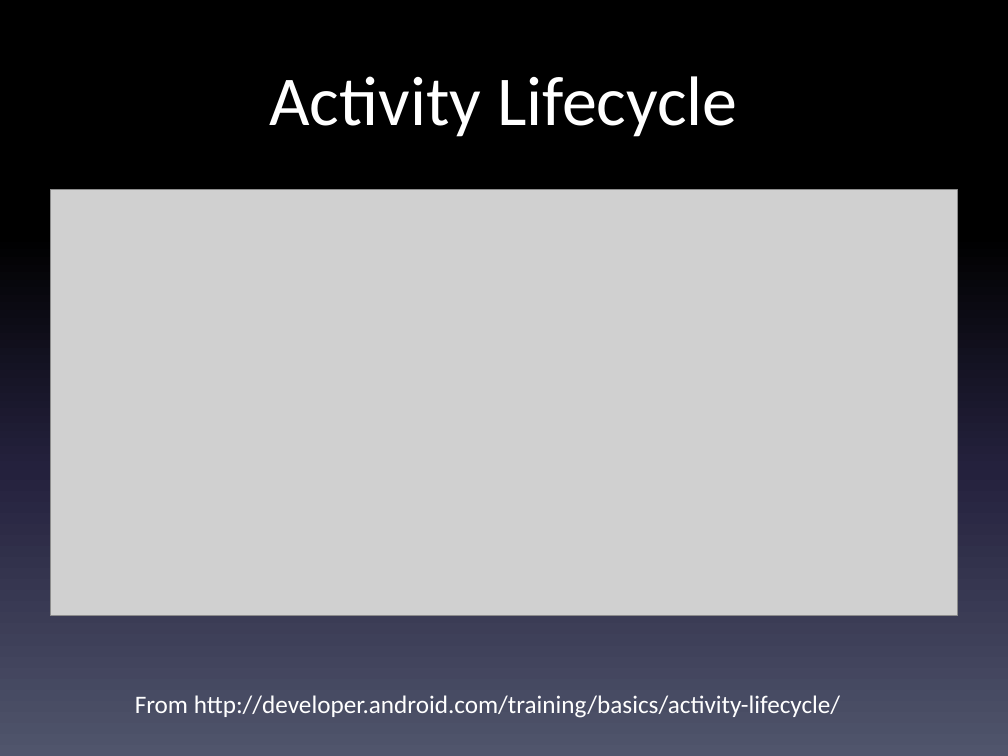
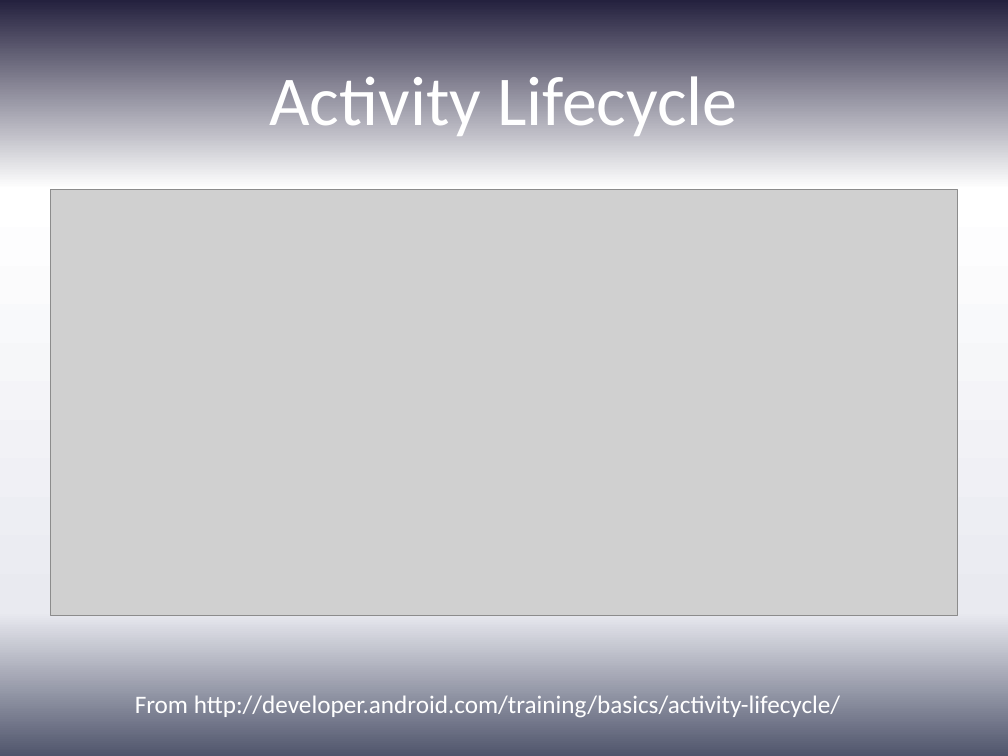
Before and after one commit to LCC-CIT/CS235AM-CourseMaterials, a slide deck: slide 3 of Slides/Wk3Day1-ActivityLifecycle.pptx. Drawn at 1008x756 pixels with LibreOffice and Linux fonts; fonts in the diff are those of the drawing; grey boxes stand for pictures. Boxes give left, top, right and bottom in pixels: in the first picture for what was removed or moved away, otherwise in the second. Text is boxed around its words. In the diff, an @@ line names an element or a change of style, - is before the commit and + after.

```diff
--- a/Slides/Wk3Day1-ActivityLifecycle.pptx
+++ b/Slides/Wk3Day1-ActivityLifecycle.pptx
@@ background gradient #000000 to #24213E to #51566D to gradient #24213E to #FFFFFF to #E9EAF0 to #51566D @@
```
Also in this commit, not shown: 1 other slide changed, 11 other files.
